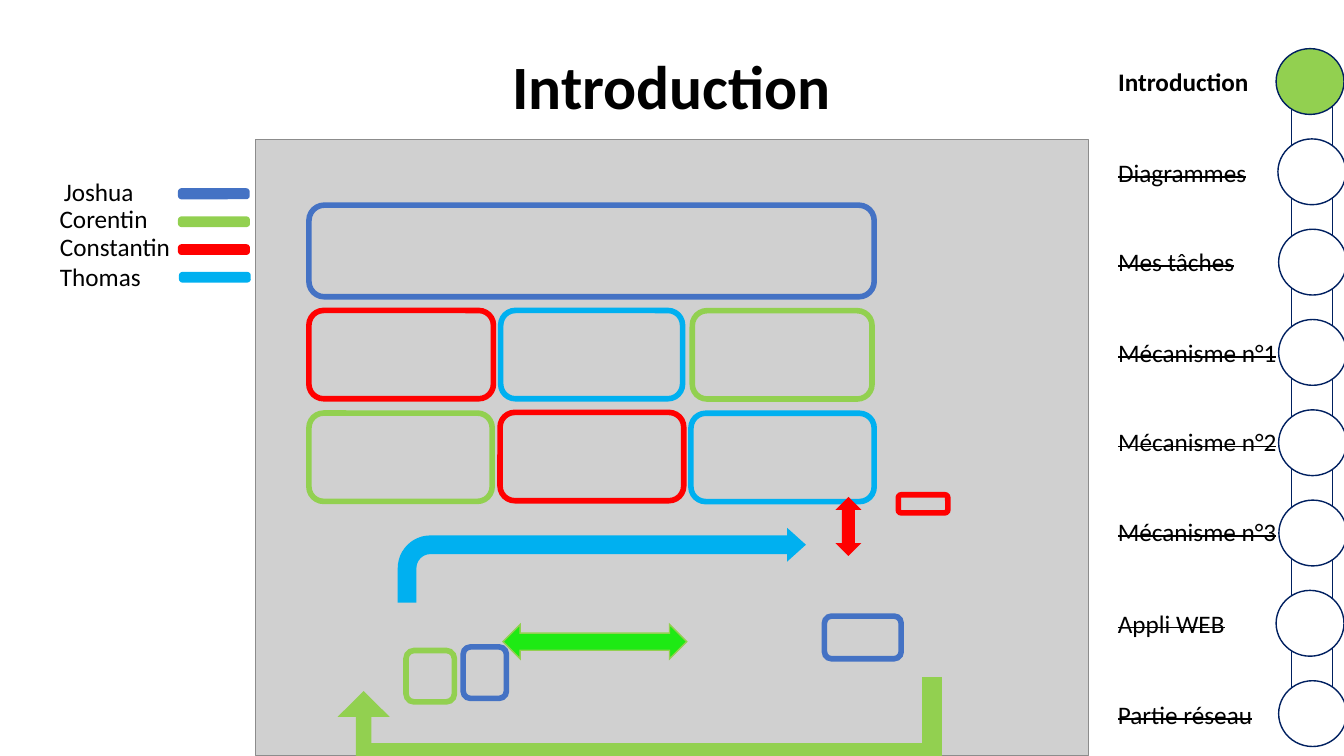
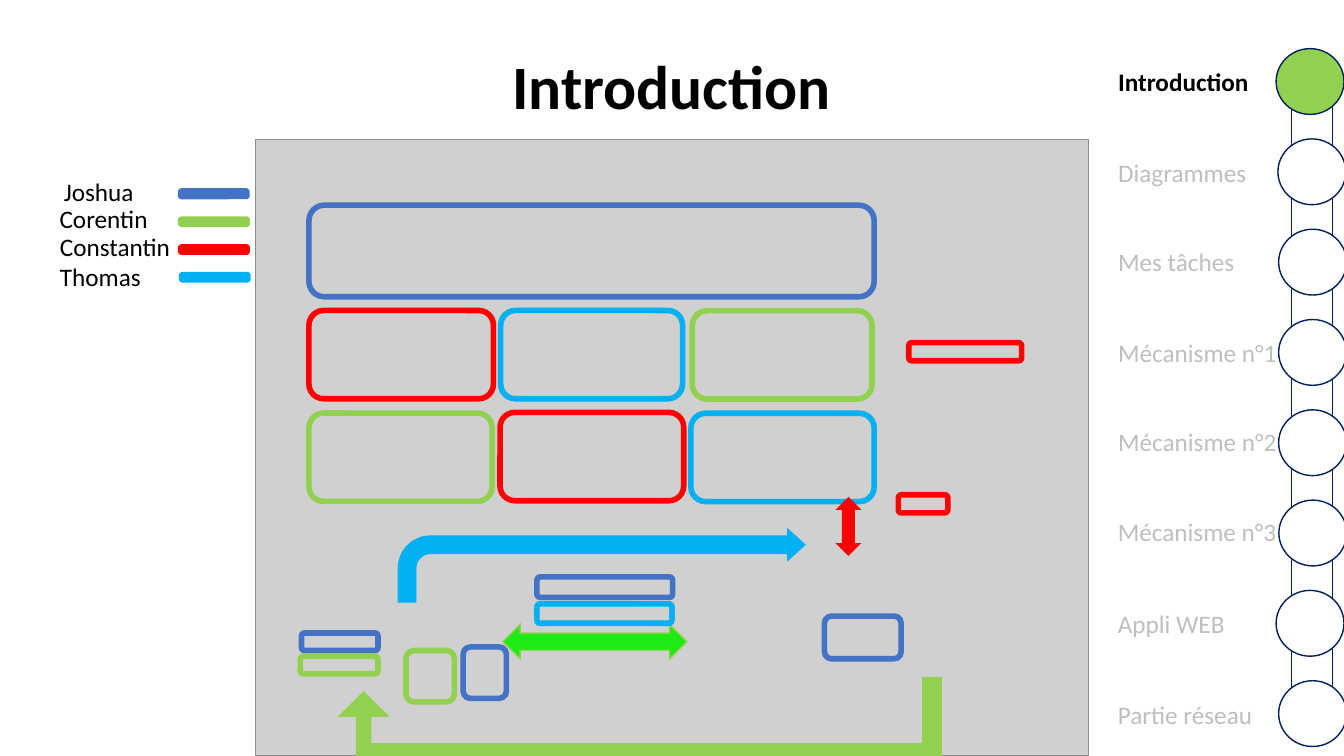
Before and after one commit to corentin-breny/Systeme_Escape_Game_13emePorte, a slide deck: slide 2 of Etudiants/Joshua/PremièreRevueDeProjet.pptx. Drawn at 1344x756 pixels with LibreOffice and Linux fonts; fonts in the diff are those of the drawing; grey boxes stand for pictures; background and template pictures are left out. Boxes give left, top, right and bottom in pixels: in the first picture for what was removed or moved away, otherwise in the second. Text is boxed around its words. In the diff, an @@ line names an element or a change of style, - is before the commit and + after.

Commit message:
Modification des diagrammes de séquence et diaporama

```diff
--- a/Etudiants/Joshua/PremièreRevueDeProjet.pptx
+++ b/Etudiants/Joshua/PremièreRevueDeProjet.pptx
@@ rounded rectangle added at (909, 343, 1022, 361), outline #FF0000 4 pt @@
@@ rounded rectangle added at (537, 577, 674, 597), outline #4472C4 4 pt @@
@@ rounded rectangle added at (537, 604, 673, 623), outline #00B0F0 4 pt @@
@@ rounded rectangle added at (300, 656, 378, 674), outline #92D050 4 pt @@
@@ rounded rectangle added at (301, 633, 378, 650), outline #4472C4 4 pt @@
@@ text colour #000000 to #BFBFBF, strikethrough off in 7 elements at (1118, 165, 1246, 186), (1118, 254, 1234, 271), (1118, 345, 1276, 362), (1118, 434, 1276, 451), (1118, 524, 1276, 541), (1118, 616, 1224, 637), (1118, 707, 1252, 724) @@
```
Also in this commit, not shown: 7 other slides changed, 4 other files.
